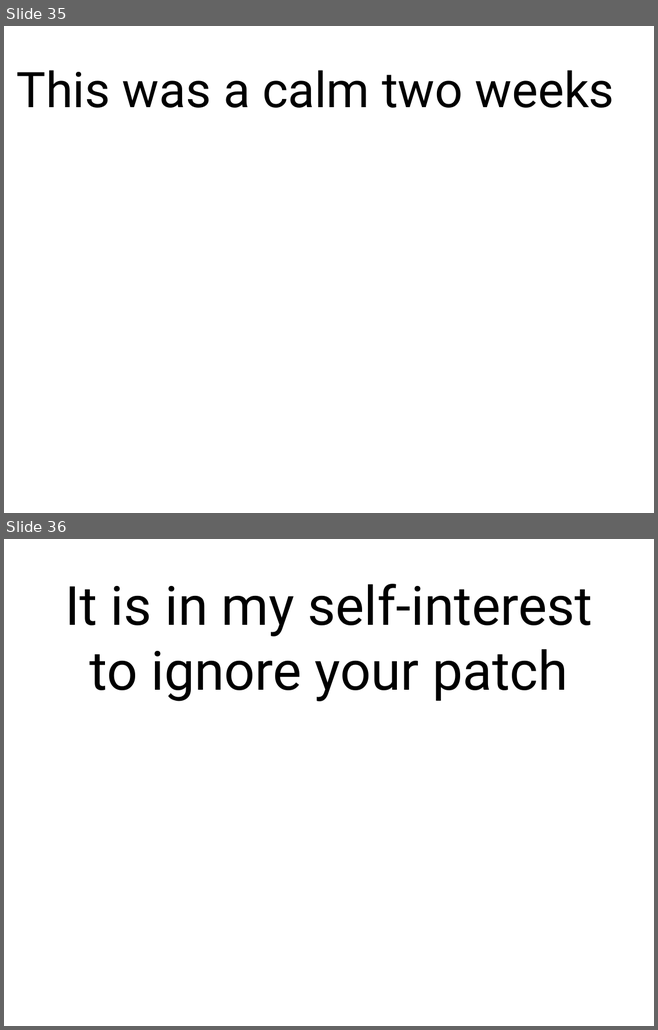
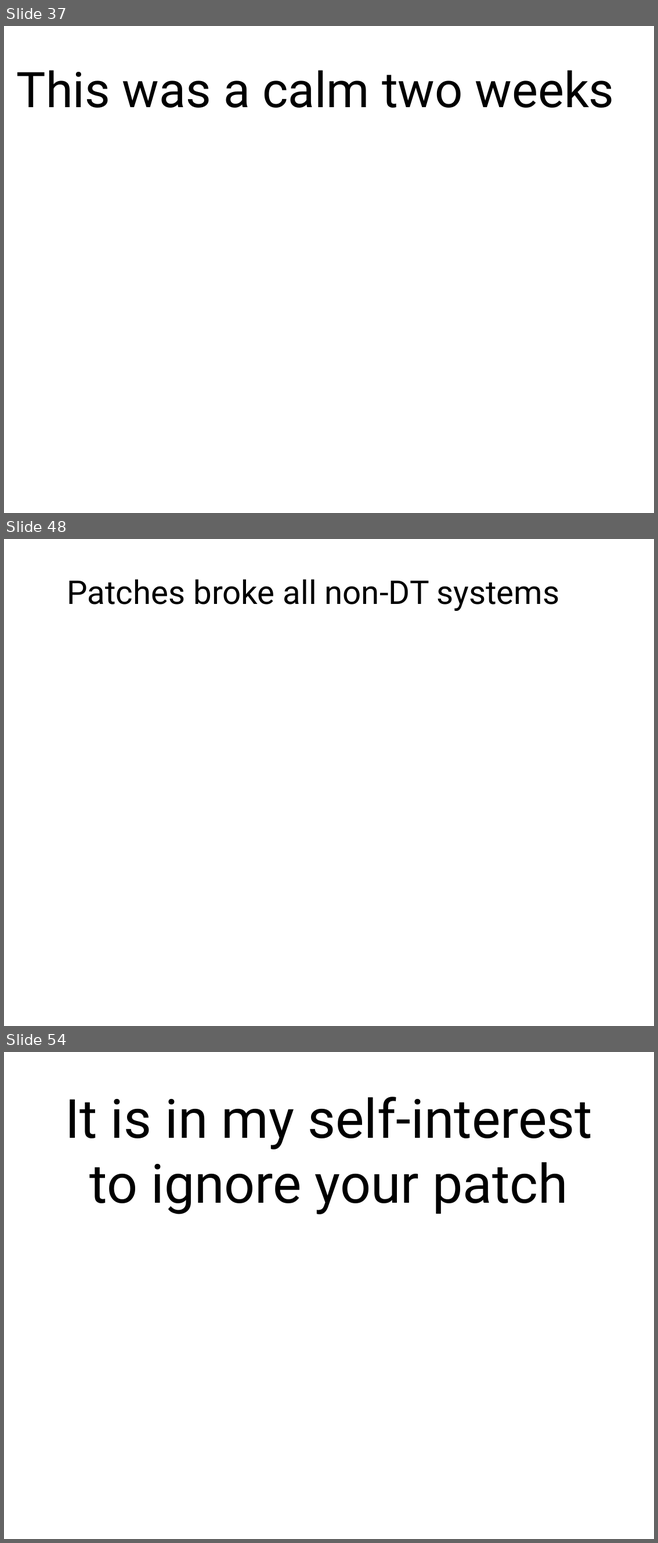
Before and after one commit to gregkh/presentation-linux-maintainer, a slide deck: maintainer.odp. Shown one above the other, each under a label of ours: slides 35 and 36 before the commit, slides 37, 48 and 54 after it; the slides between them are not shown. The pictures are 658x1030 and 658x1543 pixels, drawn with LibreOffice and Linux fonts; fonts in the diff are those of the drawing. Boxes give left, top, right and bottom in pixels: in the first picture for what was removed or moved away, otherwise in the second. Text is boxed around its words. In the diff, an @@ line names an element or a change of style, - is before the commit and + after.

```diff
--- a/maintainer.odp
+++ b/maintainer.odp
@@ slide 48 added at (4,539,654,1026), background #FFFFFF @@
@@ text added at (67,579,560,611), 40 pt, text #000000 @@
+Patches broke all non-DT systems
@@ what was slide 35 is now slide 37 @@
@@ what was slide 36 is now slide 54 @@
```
Also in this commit, not shown: 2 slides changed, 16 other slides added, 1 other file.
